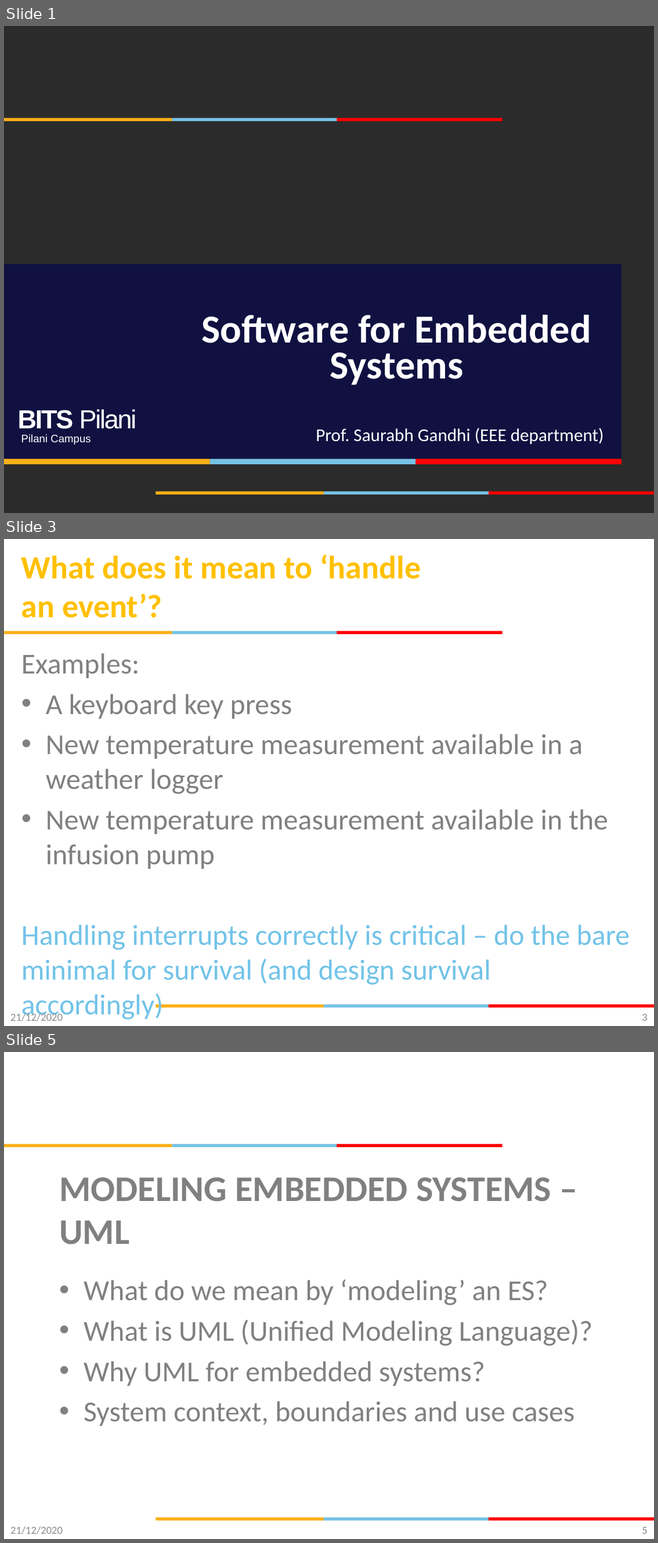
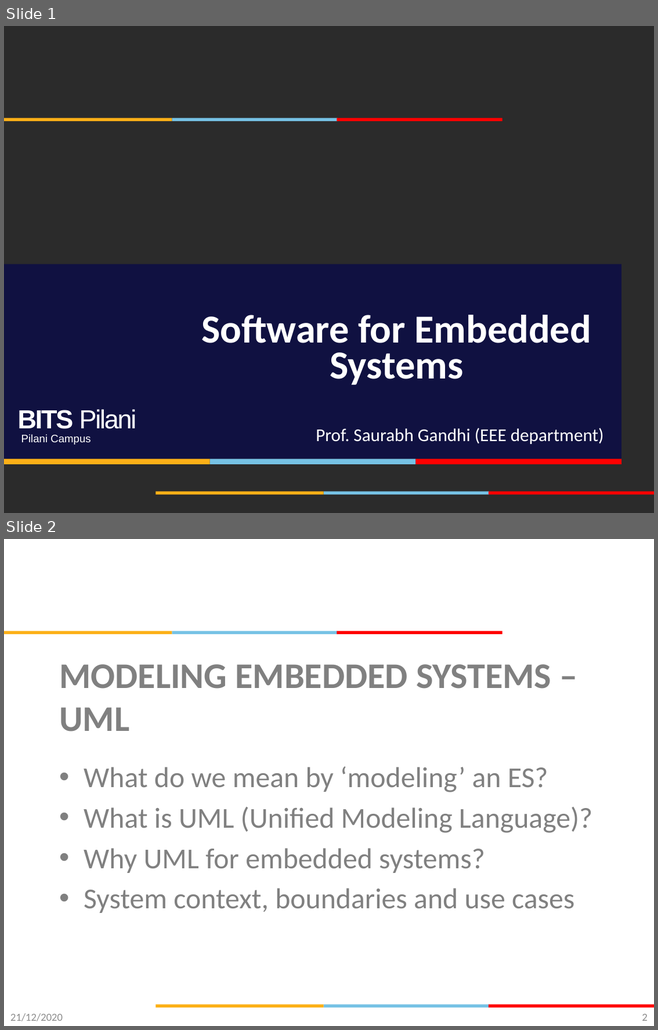
Before and after one commit to gsaurabhr-teaching/csg523-material, a slide deck: Lec-9-12-modeling-uml.pptx. Shown one above the other, each under a label of ours: slides 1, 3 and 5 before the commit, slides 1 and 2 after it; the slides between them are not shown. The pictures are 658x1543 and 658x1030 pixels, drawn with LibreOffice and Linux fonts; fonts in the diff are those of the drawing; background and template pictures are left out; a plain dark background stands for a picture behind light text. Boxes give left, top, right and bottom in pixels: in the first picture for what was removed or moved away, otherwise in the second. Text is boxed around its words. In the diff, an @@ line names an element or a change of style, - is before the commit and + after.

```diff
--- a/Lec-9-12-modeling-uml.pptx
+++ b/Lec-9-12-modeling-uml.pptx
@@ slide 3 removed at [4, 539, 654, 1026], background #FFFFFF; not listed: 6 template elements that a slide beside it also shows @@
@@ title removed at [21, 555, 420, 618] @@
-What does it mean to ‘handle an event’?
@@ text removed at [21, 653, 629, 985] @@
-Examples:
-• A keyboard key press
-• New temperature measurement available in a weather logger
-• New temperature measurement available in the infusion pump
-Handling interrupts correctly is critical – do the bare minimal for survival (and design survival accordingly)
@@ text removed at [10, 1012, 63, 1022] @@
-21/12/2020
@@ page number removed at [641, 1014, 647, 1021] @@
-3
@@ what was slide 5 is now slide 2 @@
@@ page number at [641, 1014, 647, 1021]: text changed @@
-5
+2
```
Also in this commit, not shown: 1 slide changed, 13 slides added, 1 other slide removed.
